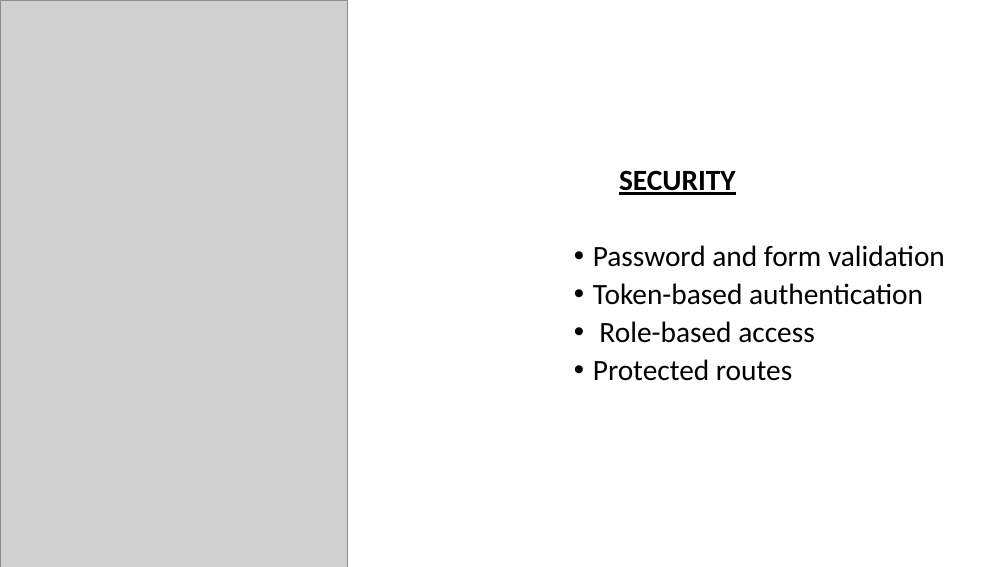
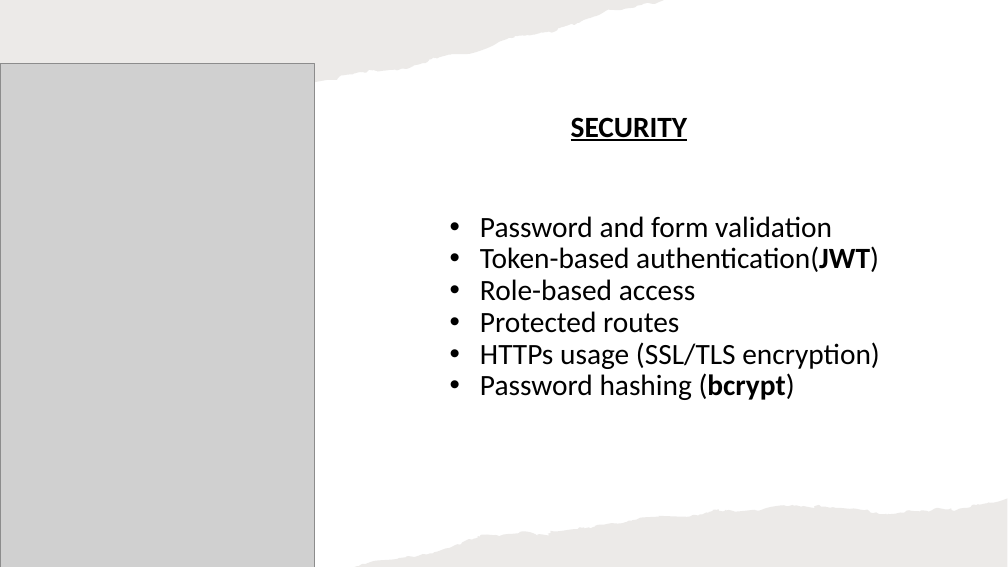
Before and after one commit to Nide17/irembo-user-acc-mgt, a slide deck: slide 10 of ppt.pptx (slide 4 before the commit). Drawn at 1008x567 pixels with LibreOffice and Linux fonts; fonts in the diff are those of the drawing; grey boxes stand for pictures. Boxes give left, top, right and bottom in pixels: in the first picture for what was removed or moved away, otherwise in the second. Text is boxed around its words. In the diff, an @@ line names an element or a change of style, - is before the commit and + after.

```diff
--- a/ppt.pptx
+++ b/ppt.pptx
@@ freeform shape added at [0,0,734,89], fill #82766A at 15% opacity @@
@@ picture: place and size @@
-picture at [0,0,347,567]
+picture at [0,64,315,567]
@@ text "SECURITY": place and size @@
-text "SECURITY" at [593,170,945,381]
+text "SECURITY" at [480,117,880,400]
@@ text at [480,117,832,333]: line spacing 0.9 to 0.8; less space between paragraphs; indent changed @@
@@ text at [480,246,879,272]: text changed @@
-• Token-based authentication
+• Token-based authentication(JWT)
@@ text at [480,342,880,400]: paragraphs added @@
+• HTTPs usage (SSL/TLS encryption)
+• Password hashing (bcrypt)
@@ freeform shape added at [355,498,1008,567], fill #82766A at 15% opacity @@
```
Also in this commit, not shown: 11 other slides changed, 1 slide added, 6 other files.
